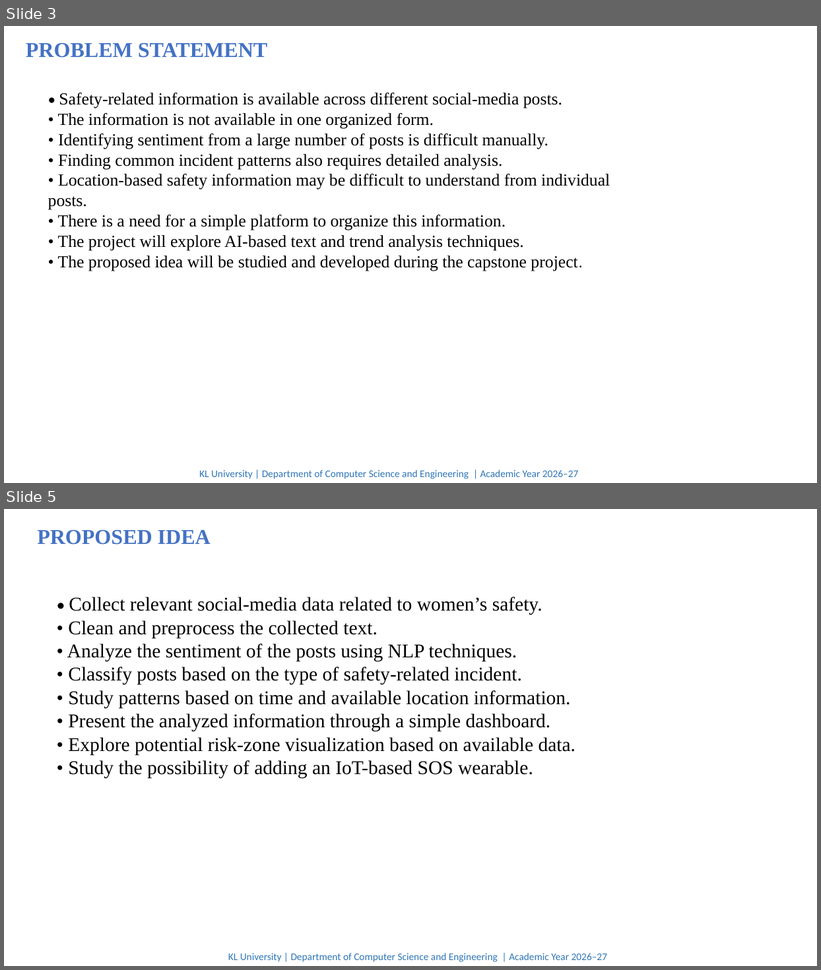
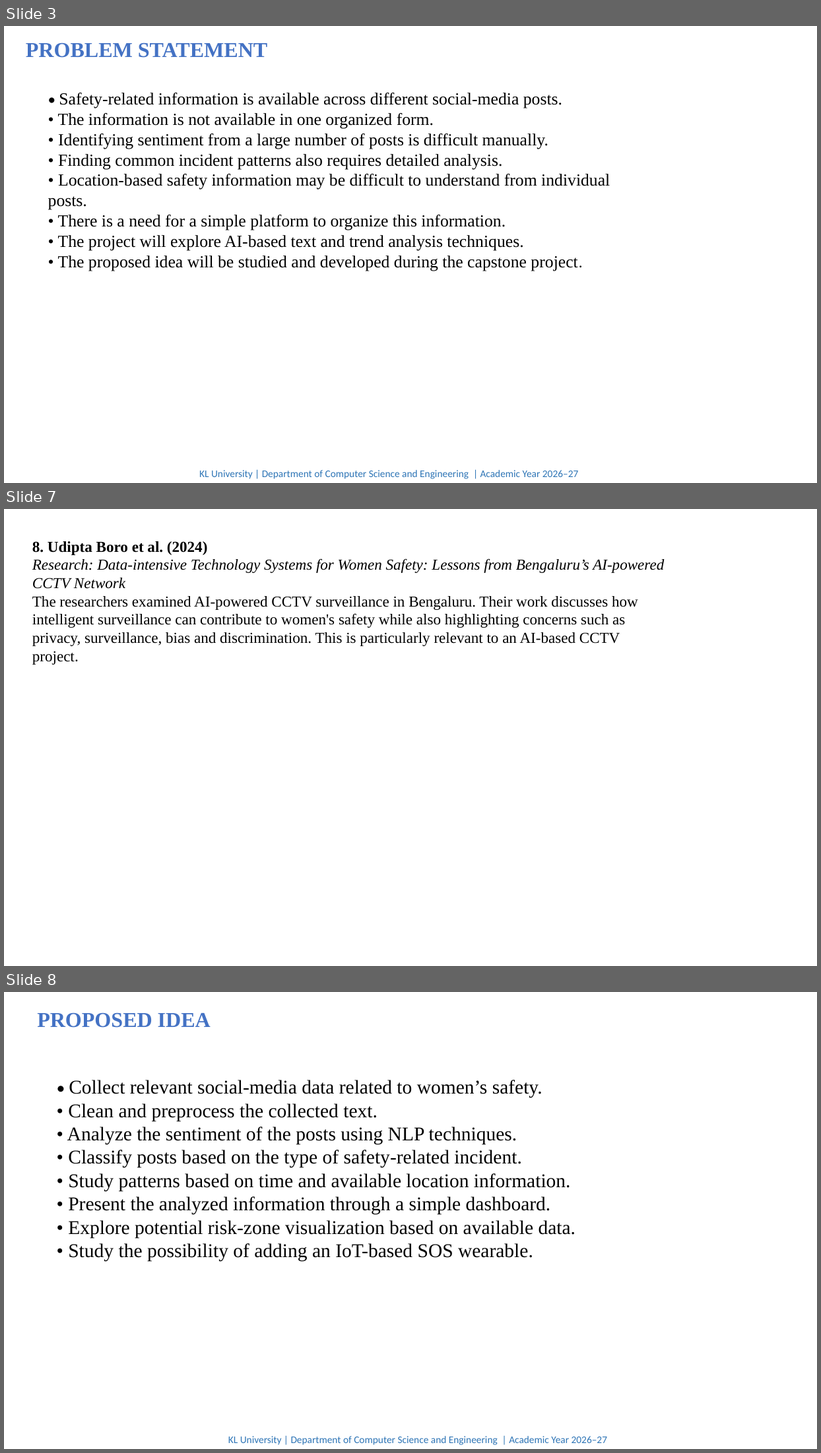
Before and after one commit to Sudheer-badam/CAPSTONE-PROJECT-BATCH-220, a slide deck: report/CAPSTONE PROJECT PPT-220-2 UPDATED.pptx. Shown one above the other, each under a label of ours: slides 3 and 5 before the commit, slides 3, 7 and 8 after it; the slides between them are not shown. The pictures are 821x970 and 821x1453 pixels, drawn with LibreOffice and Linux fonts; fonts in the diff are those of the drawing. Boxes give left, top, right and bottom in pixels: in the first picture for what was removed or moved away, otherwise in the second. Text is boxed around its words. In the diff, an @@ line names an element or a change of style, - is before the commit and + after.

Commit message:
Remove PPT and Research Paper upload/edit options, add customized Terms & Conditions modal, and update PPT

```diff
--- a/report/CAPSTONE PROJECT PPT-220-2 UPDATED.pptx
+++ b/report/CAPSTONE PROJECT PPT-220-2 UPDATED.pptx
@@ slide 7 added at [4,509,817,966], background #FFFFFF @@
@@ text added at [32,541,664,665], 18 pt, text #000000 @@
+8. Udipta Boro et al. (2024)
+Research: Data-intensive Technology Systems for Women Safety: Lessons from Bengaluru’s AI-powered CCTV Network
+The researchers examined AI-powered CCTV surveillance in Bengaluru. Their work discusses how intelligent surveillance can contribute to women's safety while also highlighting concerns such as privacy, surveillance, bias and discrimination. This is particularly relevant to an AI-based CCTV project.
@@ what was slide 5 is now slide 8 @@
```
Also in this commit, not shown: 4 slides changed, 3 other slides added, 3 other files.
